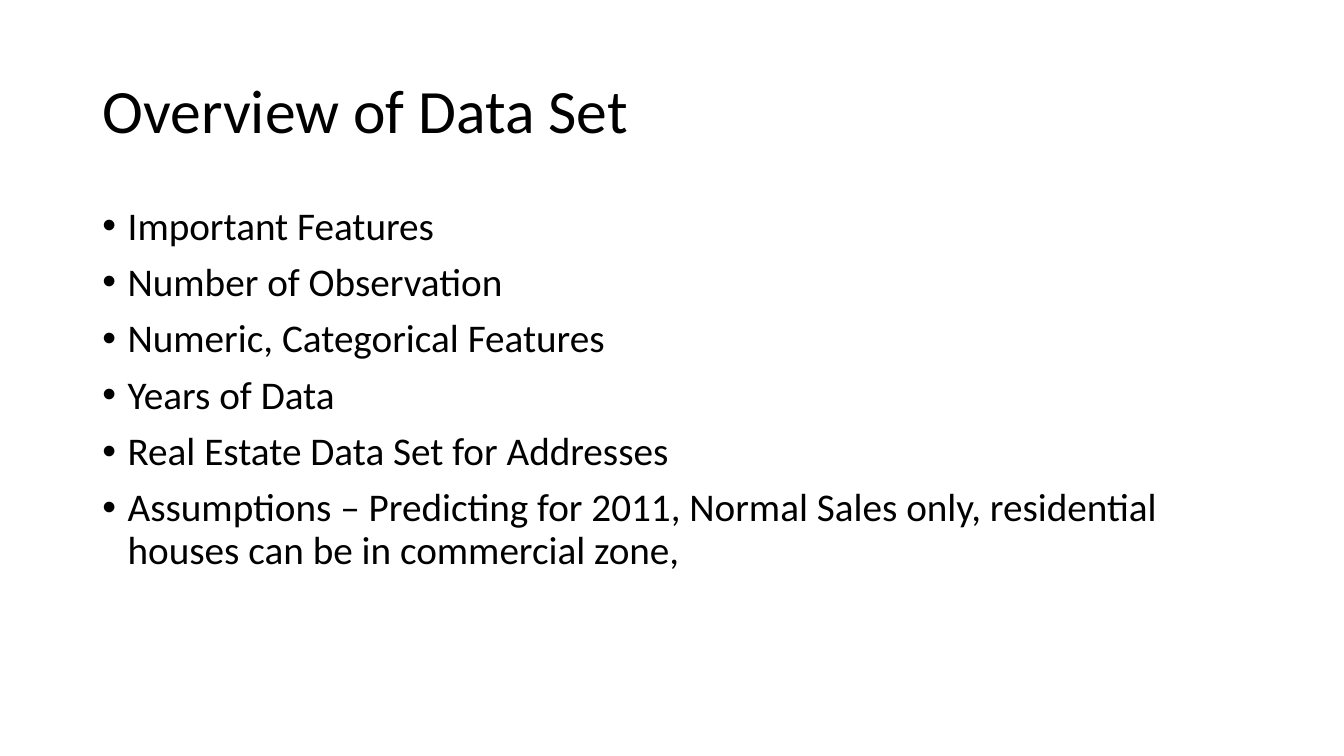
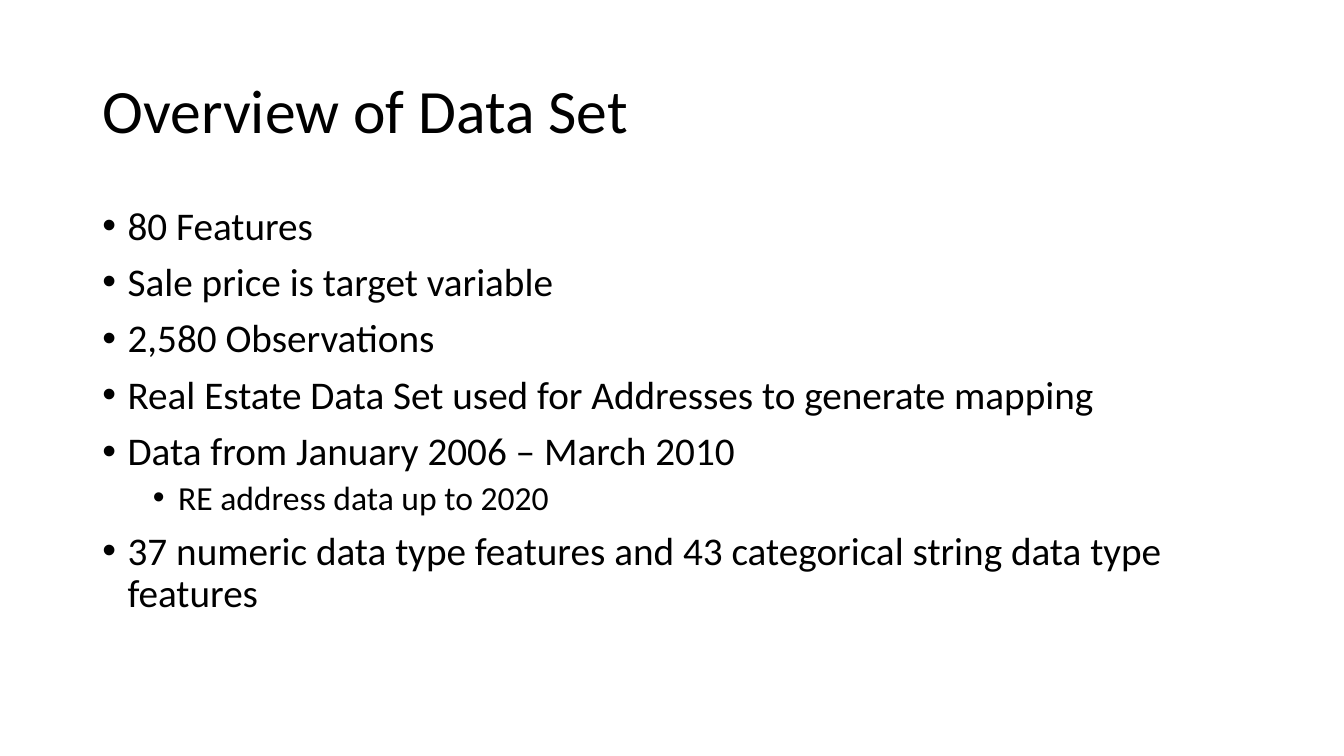
Before and after one commit to djhang99/housing_prices, a slide deck: slide 2 of Draft_Presentation.pptx. Drawn at 1344x756 pixels with LibreOffice and Linux fonts; fonts in the diff are those of the drawing. Boxes give left, top, right and bottom in pixels: in the first picture for what was removed or moved away, otherwise in the second. Text is boxed around its words. In the diff, an @@ line names an element or a change of style, - is before the commit and + after.

Commit message:
presentation updates

```diff
--- a/Draft_Presentation.pptx
+++ b/Draft_Presentation.pptx
@@ text at (x1=128, y1=213, x2=1161, y2=608): text changed @@
-• Important Features
-• Number of Observation
-• Numeric, Categorical Features
-• Years of Data
-• Real Estate Data Set for Addresses
-• Assumptions – Predicting for 2011, Normal Sales only, residential houses can be in commercial zone,
+• 80 Features
+• Sale price is target variable
+• 2,580 Observations
+• Real Estate Data Set used for Addresses to generate mapping
+• Data from January 2006 – March 2010
+  • RE address data up to 2020
+• 37 numeric data type features and 43 categorical string data type features
```
Also in this commit, not shown: 3 other slides changed, 8 slides added, 1 slide removed.
